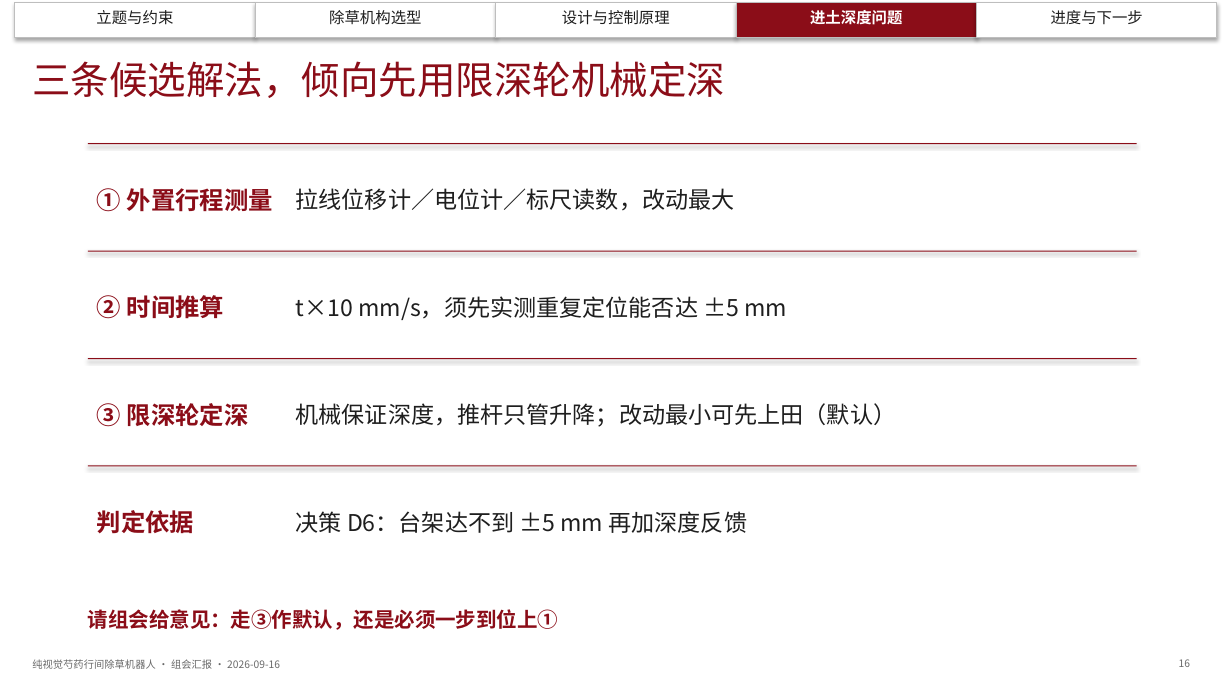
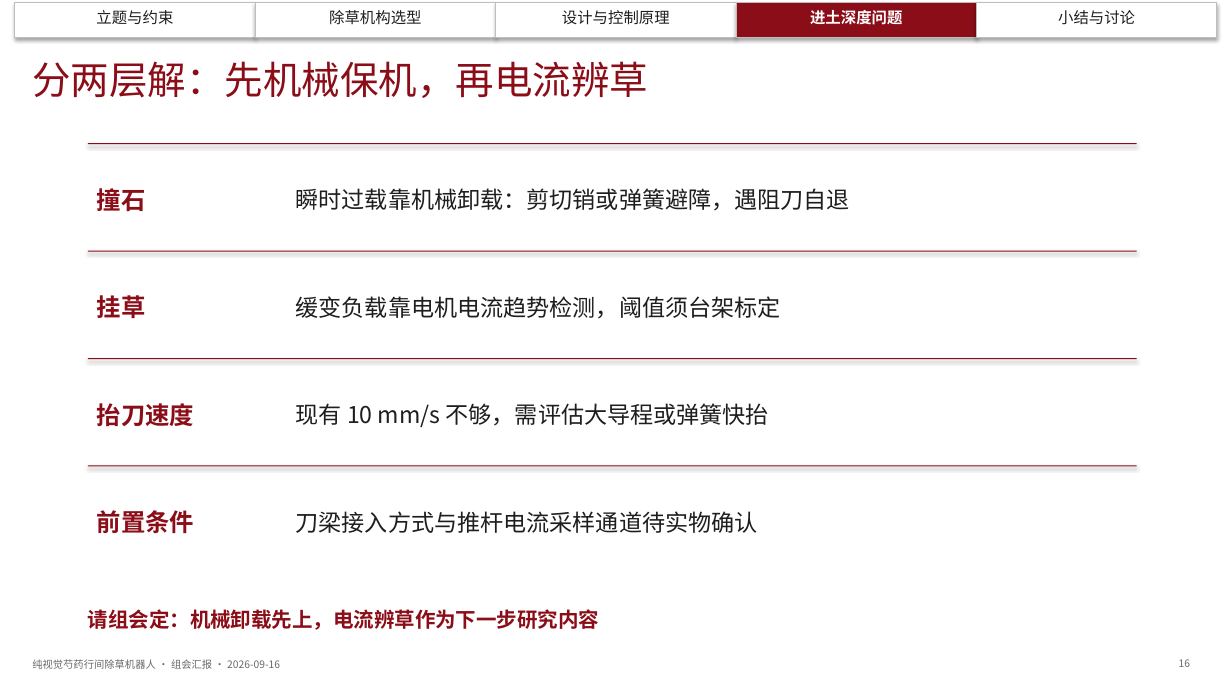
Before and after one commit to dangan2276326123-svg/zcode-chucao, a slide deck: slide 16 of docs/组会汇报_20260916/组会汇报_纯视觉芍药行间除草机器人_20260916.pptx. Drawn at 1232x693 pixels with LibreOffice and Linux fonts; fonts in the diff are those of the drawing. Boxes give left, top, right and bottom in pixels: in the first picture for what was removed or moved away, otherwise in the second. Text is boxed around its words. In the diff, an @@ line names an element or a change of style, - is before the commit and + after.

Commit message:
组会汇报 deck 第 2 版（09-16）：删进度页、第13页改直白版、15/16页重构为挂草与撞石主动抬刀
汇报人自己改了 pptx，先把他 6 处手改回写进 plan 作为权威内容再重出，避免覆盖：
汇报人姓名、行距 30~40cm、坡地 0~15°、删"未登记项"行、第 9 页去 mIoU 数字、
第 10 页删两条、第 11 页删"IPM 硬编码"、第 16 页判定依据去前缀。

结构变更：
- 删第 17 页进度表（汇报人要求）；结尾页保留，导航末段改名"小结与讨论"，
  三条讨论问题放回结尾 → deck 18 → 17 页
- 第 13 页标题改"中间刀还不能叫闭环：刀到位了，相机看不出来"，五条 bullet 全部
  重写为可讲版本（相机在车架上→刀移过去图像偏差不变→PID 把不变量当误差）
- 第 15/16 页按汇报人澄清重构：开放问题不是"定深精度"，而是**挂草缠绕与撞石头
  都无法感知、无法主动抬刀**。解法分两层：撞石靠机械卸载（剪切销/弹簧，不依赖
  传感器），挂草靠电机电流趋势（阈值须台架标定）；并写明 10 mm/s 抬 50 mm 要 5 秒，
  抬刀速度本身是瓶颈

诚实性守住两处：板上 ACS712 登记对象是**行走电机回路**，是否覆盖电推杆未跟线，
故页面写"待跟线确认"而不是"硬件已有只缺代码"；限幅数字保留"纯函数复现"限定词。

溯源表改为由 plan+证据合同自动生成，不会再与 deck 脱节；两个校验器均 passed，
PowerPoint COM 重导 17 张 PNG 目视复核（单页 PNG 仍不入库，一条命令可再生）。

台账：新增 Hw-19（行距/坡度现场确认值 vs ch02:14 冲突，论文待改 + 通过性余量待重算）；
Fw-11 状态补 09-14 已编码已编译；修 Fw-10/11/12 与 Hw-15/16 五行单元格数与表头不符
导致的表格错位（纯补齐列，未改任何原文字）。

```diff
--- a/docs/组会汇报_20260916/组会汇报_纯视觉芍药行间除草机器人_20260916.pptx
+++ b/docs/组会汇报_20260916/组会汇报_纯视觉芍药行间除草机器人_20260916.pptx
@@ text at [1058,10,1135,25]: text changed @@
-进度与下一步
+小结与讨论
@@ text at [32,61,648,98]: text changed @@
-三条候选解法，倾向先用限深轮机械定深
+分两层解：先机械保机，再电流辨草
@@ text at [97,188,146,212]: text changed @@
-① 外置行程测量
+撞石
@@ text at [296,188,850,211]: text changed @@
-拉线位移计／电位计／标尺读数，改动最大
+瞬时过载靠机械卸载：剪切销或弹簧避障，遇阻刀自退
@@ text at [97,295,146,318]: text changed @@
-② 时间推算
+挂草
@@ text at [296,296,781,319]: text changed @@
-t×10 mm/s，须先实测重复定位能否达 ±5 mm
+缓变负载靠电机电流趋势检测，阈值须台架标定
@@ text at [97,403,194,427]: text changed @@
-③ 限深轮定深
+抬刀速度
@@ text at [296,403,769,427]: text changed @@
-机械保证深度，推杆只管升降；改动最小可先上田（默认）
+现有 10 mm/s 不够，需评估大导程或弹簧快抬
@@ text at [97,510,194,534]: text changed @@
-判定依据
+前置条件
@@ text at [296,511,758,533]: text changed @@
-决策 D6：台架达不到 ±5 mm 再加深度反馈
+刀梁接入方式与推杆电流采样通道待实物确认
@@ text at [88,609,599,630]: text changed @@
-请组会给意见：走③作默认，还是必须一步到位上①
+请组会定：机械卸载先上，电流辨草作为下一步研究内容
```
Also in this commit, not shown: 15 other slides changed, 1 slide removed, 7 other files.
